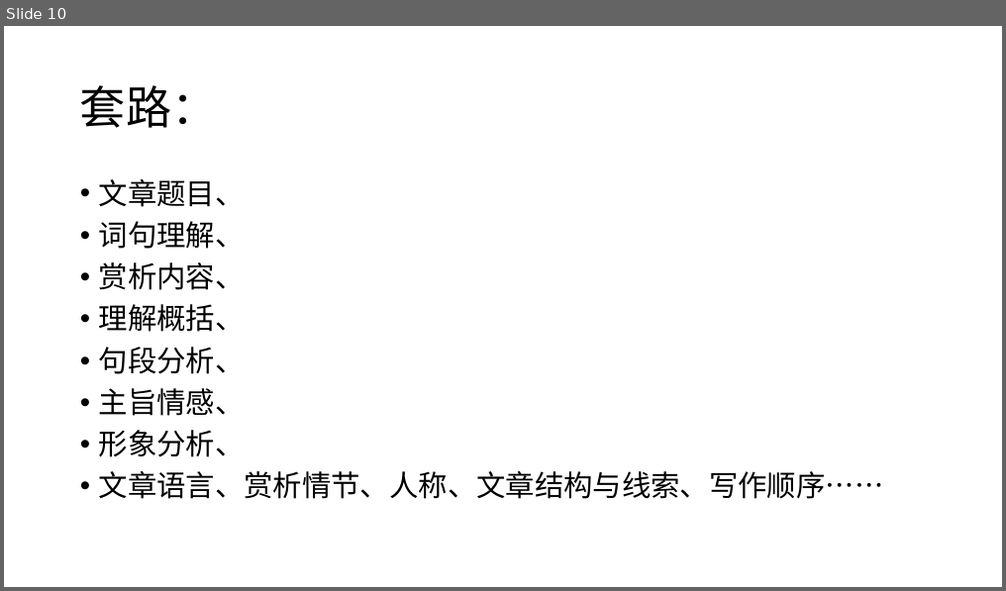
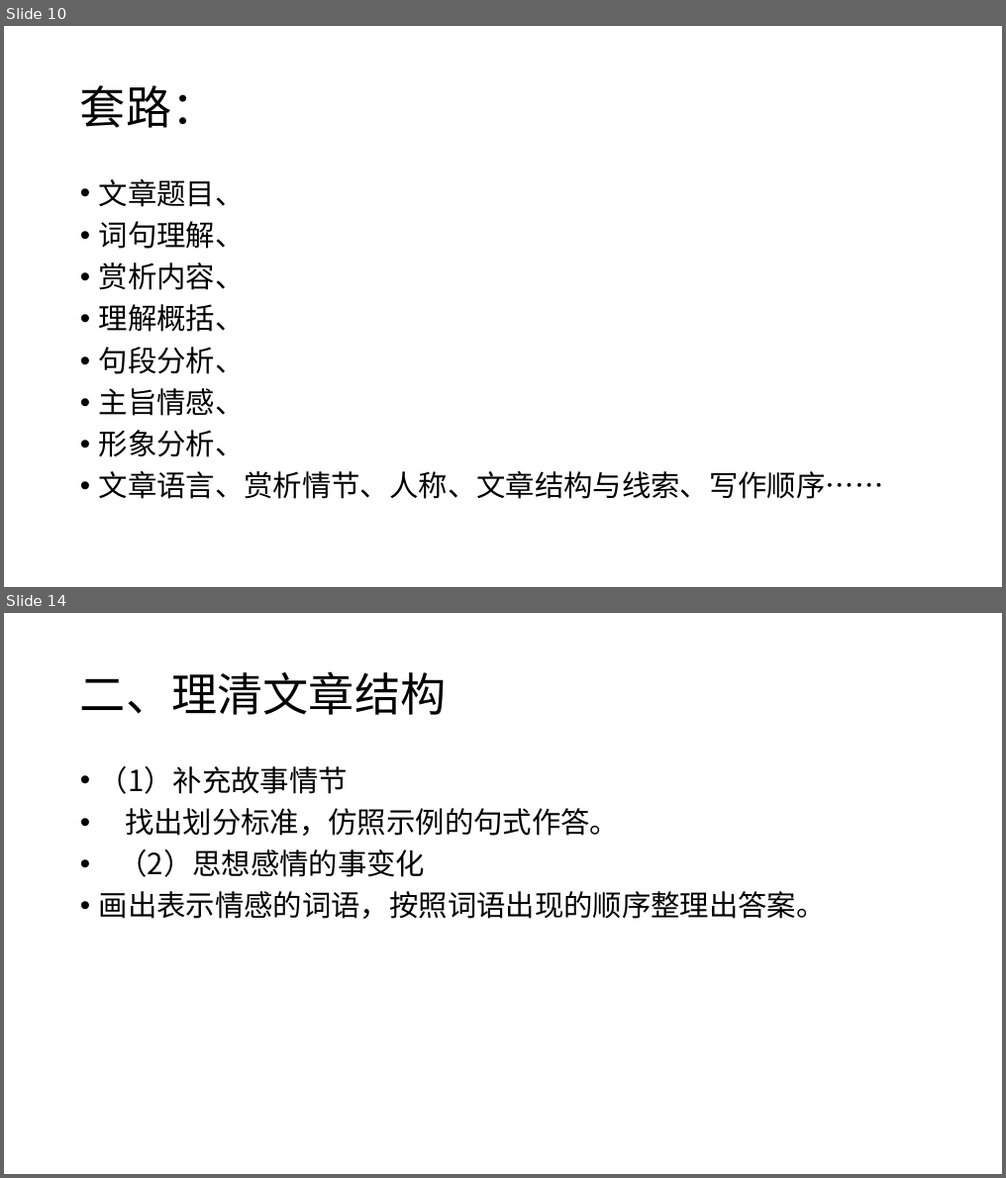
Before and after one commit to GY-feng/Notes, a slide deck: 备课-语文/PPT/文学类阅读.pptx. Shown one above the other, each under a label of ours: slide 10 before the commit, slides 10 and 14 after it; the slides between them are not shown. The pictures are 1006x591 and 1006x1178 pixels, drawn with LibreOffice and Linux fonts; fonts in the diff are those of the drawing. Boxes give left, top, right and bottom in pixels: in the first picture for what was removed or moved away, otherwise in the second. Text is boxed around its words. In the diff, an @@ line names an element or a change of style, - is before the commit and + after.

```diff
--- a/备课-语文/PPT/文学类阅读.pptx
+++ b/备课-语文/PPT/文学类阅读.pptx
@@ slide 14 added at [4,613,1002,1174], background #FFFFFF @@
@@ title added at [80,671,447,715], 44 pt, text #000000 @@
+二、理清文章结构
@@ text added at [99,766,826,919], 28 pt, text #000000 @@
+• （1）补充故事情节
+• 找出划分标准，仿照示例的句式作答。
+• （2）思想感情的事变化
+• 画出表示情感的词语，按照词语出现的顺序整理出答案。
```
Also in this commit, not shown: 32 other slides added, 1 other file.
